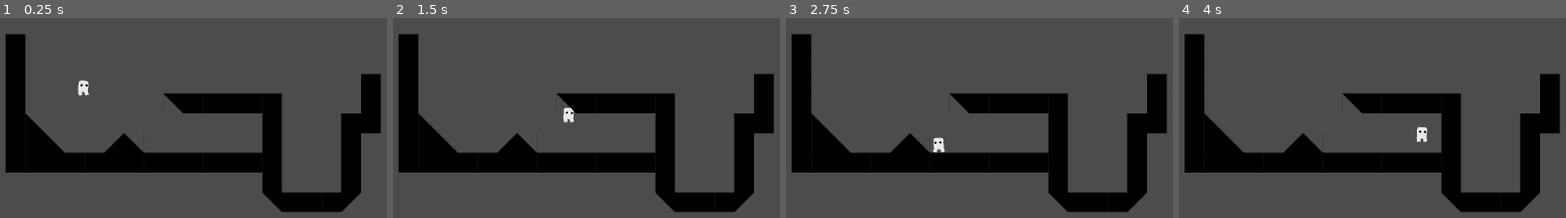
Above: before the commit, frames 1-4 (left to right).
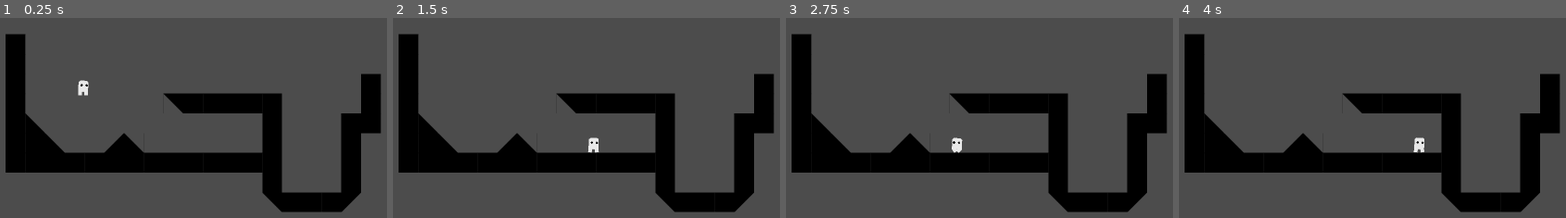
Above: after the commit, the same moments.

Repository: Maigal/gorace
Game: Godot game, scene res://Levels/level_0.tscn
Same seed, same stepped clock (60 frames per second), same inputs: the game is played once before the commit and once after it.
Inputs:
- Up to frame 1 (0.25 s): no input
- Up to frame 2 (1.5 s): tap Enter at 0.5 s; hold Right (move_right) from 0.53 s (still down); tap Space (jump) at 0.6, 0.77, 1.07, 1.35 s
- Up to frame 3 (2.75 s): tap Space (jump) at 1.52, 1.82, 2.1 s; release Right (move_right) at 2.03 s; hold Left (move_left) from 2.03 s (still down)
- Up to frame 4 (4 s): release Left (move_left) at 2.78 s; hold Right (move_right) from 2.78 s (still down); tap Space (jump) at 2.85, 3.02, 3.32, 3.6, 3.77 s

The runs differ from the first frame. In frame 1, less than 0.1% of the frame differs, in the area x 20-23%, y 37-39%; in frame 2, 0.4%; in frame 3, 0.4%, in the area x 37-46%, y 59-68%; in frame 4, 0.3%.

Commit message:
bad wallslide animation

Diff:
--- a/client/Levels/level_0.tscn
+++ b/client/Levels/level_0.tscn
@@ -79,9 +79,6 @@
 
 [node name="level_0" type="Node2D"]
 
-[node name="Player" parent="." instance=ExtResource( 1 )]
-position = Vector2( 333, 170 )
-
 [node name="TileMap" type="TileMap" parent="." groups=[
 "terrain",
 ]]
@@ -90,3 +87,6 @@
 collision_layer = 2
 format = 1
 tile_data = PoolIntArray( 131075, 0, 0, 196611, 0, 0, 262147, 0, 0, 262165, 0, 0, 327683, 0, 0, 327691, 1, 0, 327692, 0 …(596 unchanged characters)…
+
+[node name="Player" parent="." instance=ExtResource( 1 )]
+position = Vector2( 333, 170 )
--- a/client/Player.gd
+++ b/client/Player.gd
@@ -1,12 +1,12 @@
 extends KinematicBody2D
 
 const MOVE_SPEED = 300
-const JUMP_FORCE = 700
+const JUMP_FORCE = 675
 const GRAVITY = 30
 const MAX_FALL_SPEED = 1000
 const WALL_SLIDE_ACCELERATION = 10
 const MAX_WALL_SLIDE_SPEED = 120
-const MAX_WALL_JUMP_KNOCKBACK = 200
+const MAX_WALL_JUMP_KNOCKBACK = 225
 
 onready var anim_player = $AnimationPlayer
 onready var leftCollider = $Colliders/WallCollider_Left
@@ -27,9 +27,9 @@
 
 
 	if wallJumpKnockback > 0:
-		wallJumpKnockback -= 4
+		wallJumpKnockback -= 5
 	elif wallJumpKnockback < 0:
-		wallJumpKnockback += 4
+		wallJumpKnockback += 5
 
 	var isGrounded = is_on_floor()
 
@@ -124,10 +124,13 @@
 		else:
 			play_animation("run")
 	else:
-		if y_velocity > 5:
-			play_animation("fall")
+		if isWallSliding:
+			play_animation("wallslide")
 		else:
-			play_animation("jump")
+			if y_velocity > 5:
+				play_animation("fall")
+			else:
+				play_animation("jump")
 
 func play_animation(anim_name):
 	if anim_player.is_playing() and anim_player.current_animation == anim_name:
--- a/client/Player.tscn
+++ b/client/Player.tscn
@@ -7,7 +7,7 @@
 
 [sub_resource type="CapsuleShape2D" id=1]
 radius = 11.7051
-height = 14.1362
+height = 13.1925
 
 [sub_resource type="Animation" id=2]
 resource_name = "fall"
@@ -82,7 +82,7 @@
 "times": PoolRealArray( 0, 0.5 ),
 "transitions": PoolRealArray( 1, 1 ),
 "update": 0,
-"values": [ -18.2965, -18.2965 ]
+"values": [ -8.82465, -8.28398 ]
 }
 tracks/6/type = "value"
 tracks/6/path = NodePath("Rig/Body/Leg_Left:position")
@@ -106,7 +106,7 @@
 "times": PoolRealArray( 0, 0.5 ),
 "transitions": PoolRealArray( 1, 1 ),
 "update": 0,
-"values": [ -9.88514, -9.88514 ]
+"values": [ -4.78643, -2.38205 ]
 }
 
 [sub_resource type="Animation" id=3]
@@ -409,6 +409,105 @@
 "values": [ 36.7155, -46.8185 ]
 }
 
+[sub_resource type="Animation" id=6]
+resource_name = "wallslide"
+tracks/0/type = "value"
+tracks/0/path = NodePath("Rig/Body:position")
+tracks/0/interp = 1
+tracks/0/loop_wrap = true
+tracks/0/imported = false
+tracks/0/enabled = true
+tracks/0/keys = {
+"times": PoolRealArray( 0 ),
+"transitions": PoolRealArray( 1 ),
+"update": 0,
+"values": [ Vector2( 3, 0 ) ]
+}
+tracks/1/type = "value"
+tracks/1/path = NodePath("Rig/Body:rotation_degrees")
+tracks/1/interp = 1
+tracks/1/loop_wrap = true
+tracks/1/imported = false
+tracks/1/enabled = true
+tracks/1/keys = {
+"times": PoolRealArray( 0 ),
+"transitions": PoolRealArray( 1 ),
+"update": 0,
+"values": [ -18.7261 ]
+}
+tracks/2/type = "value"
+tracks/2/path = NodePath("Rig/Body/Leg_Left:position")
+tracks/2/interp = 1
+tracks/2/loop_wrap = true
+tracks/2/imported = false
+tracks/2/enabled = true
+tracks/2/keys = {
+"times": PoolRealArray( 0 ),
+"transitions": PoolRealArray( 1 ),
+"update": 0,
+"values": [ Vector2( -7.75397, 12.2789 ) ]
+}
+tracks/3/type = "value"
+tracks/3/path = NodePath("Rig/Body/Leg_Left:rotation_degrees")
+tracks/3/interp = 1
+tracks/3/loop_wrap = true
+tracks/3/imported = false
+tracks/3/enabled = true
+tracks/3/keys = {
+"times": PoolRealArray( 0 ),
+"transitions": PoolRealArray( 1 ),
+"update": 0,
+"values": [ -30.0887 ]
+}
+tracks/4/type = "value"
+tracks/4/path = NodePath("Rig/Body/Eyes:position")
+tracks/4/interp = 1
+tracks/4/loop_wrap = true
+tracks/4/imported = false
+tracks/4/enabled = true
+tracks/4/keys = {
+"times": PoolRealArray( 0 ),
+"transitions": PoolRealArray( 1 ),
+"update": 0,
+"values": [ Vector2( 1.5892, -2.78109 ) ]
+}
+tracks/5/type = "value"
+tracks/5/path = NodePath("Rig/Body/Eyes:rotation_degrees")
+tracks/5/interp = 1
+tracks/5/loop_wrap = true
+tracks/5/imported = false
+tracks/5/enabled = true
+tracks/5/keys = {
+"times": PoolRealArray( 0 ),
+"transitions": PoolRealArray( 1 ),
+"update": 0,
+"values": [ 0.0 ]
+}
+tracks/6/type = "value"
+tracks/6/path = NodePath("Rig/Body/Leg_Right:position")
+tracks/6/interp = 1
+tracks/6/loop_wrap = true
+tracks/6/imported = false
+tracks/6/enabled = true
+tracks/6/keys = {
+"times": PoolRealArray( 0 ),
+"transitions": PoolRealArray( 1 ),
+"update": 0,
+"values": [ Vector2( 7.31841, 9.03691 ) ]
+}
+tracks/7/type = "value"
+tracks/7/path = NodePath("Rig/Body/Leg_Right:rotation_degrees")
+tracks/7/interp = 1
+tracks/7/loop_wrap = true
+tracks/7/imported = false
+tracks/7/enabled = true
+tracks/7/keys = {
+"times": PoolRealArray( 0 ),
+"transitions": PoolRealArray( 1 ),
+"update": 0,
+"values": [ -4.54526 ]
+}
+
 [node name="Player" type="KinematicBody2D"]
 collision_mask = 2
 script = ExtResource( 4 )
@@ -433,15 +532,19 @@
 [node name="Rig" type="Node2D" parent="."]
 
 [node name="Body" type="Sprite" parent="Rig"]
+position = Vector2( 3, 0 )
+rotation = -0.326832
 texture = ExtResource( 1 )
 
 [node name="Leg_Left" type="Sprite" parent="Rig/Body"]
-position = Vector2( -7.5, 11.805 )
+position = Vector2( -7.75397, 12.2789 )
+rotation = -0.525147
 texture = ExtResource( 2 )
 offset = Vector2( 0, 5 )
 
 [node name="Leg_Right" type="Sprite" parent="Rig/Body"]
-position = Vector2( 7.5, 11.805 )
+position = Vector2( 7.31841, 9.03691 )
+rotation = -0.0793297
 texture = ExtResource( 2 )
 offset = Vector2( 0, 5 )
 
@@ -460,3 +563,4 @@
 anims/idle = SubResource( 3 )
 anims/jump = SubResource( 4 )
 anims/run = SubResource( 5 )
+anims/wallslide = SubResource( 6 )
Not shown: 1 places in client/Player.tscn that only renumber resources
